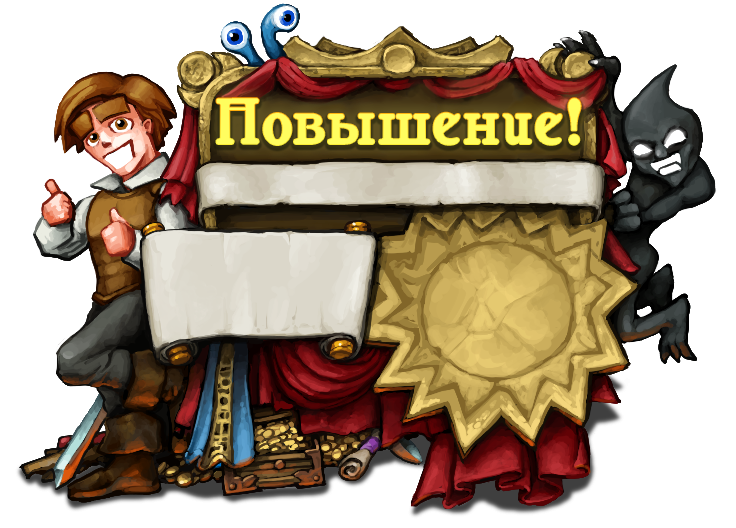
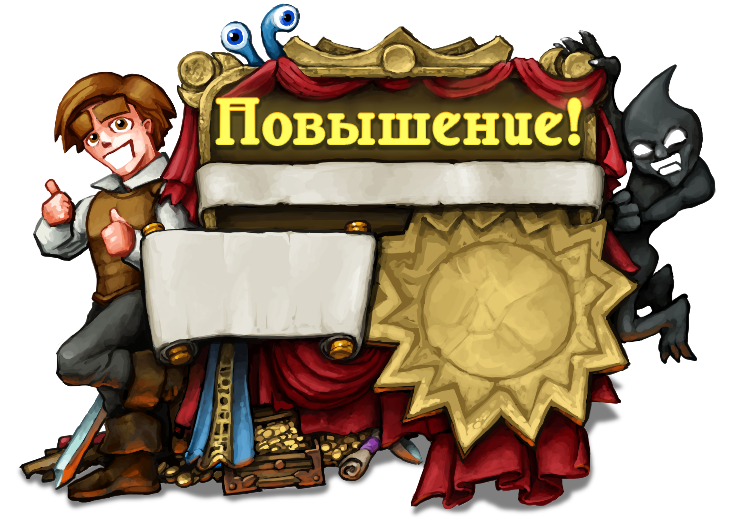
The second 736 x 528 image is a revision of the first. Changes to its layers:
hid "Layer 0" over [16, 3, 717, 518]
